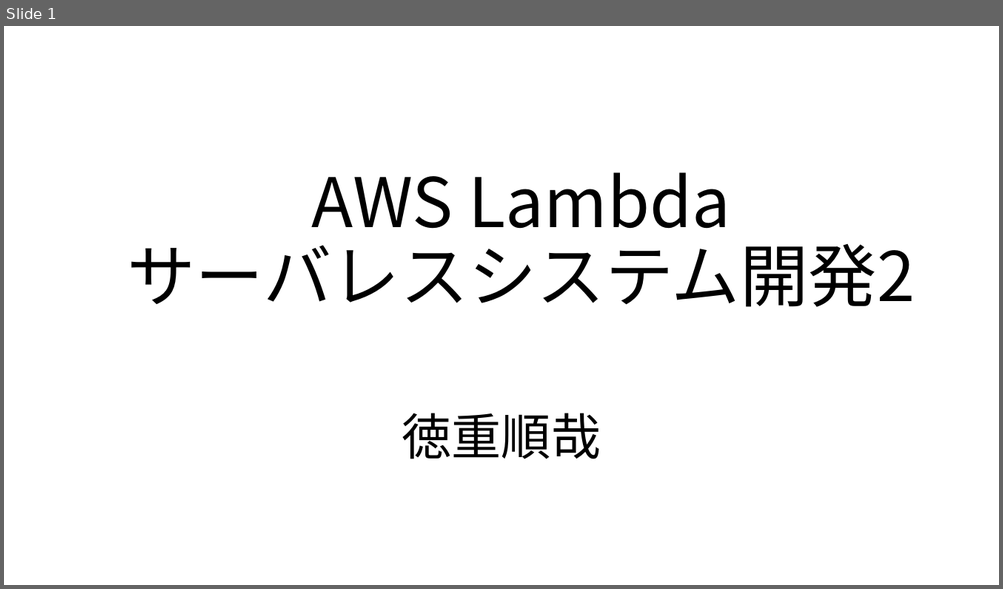
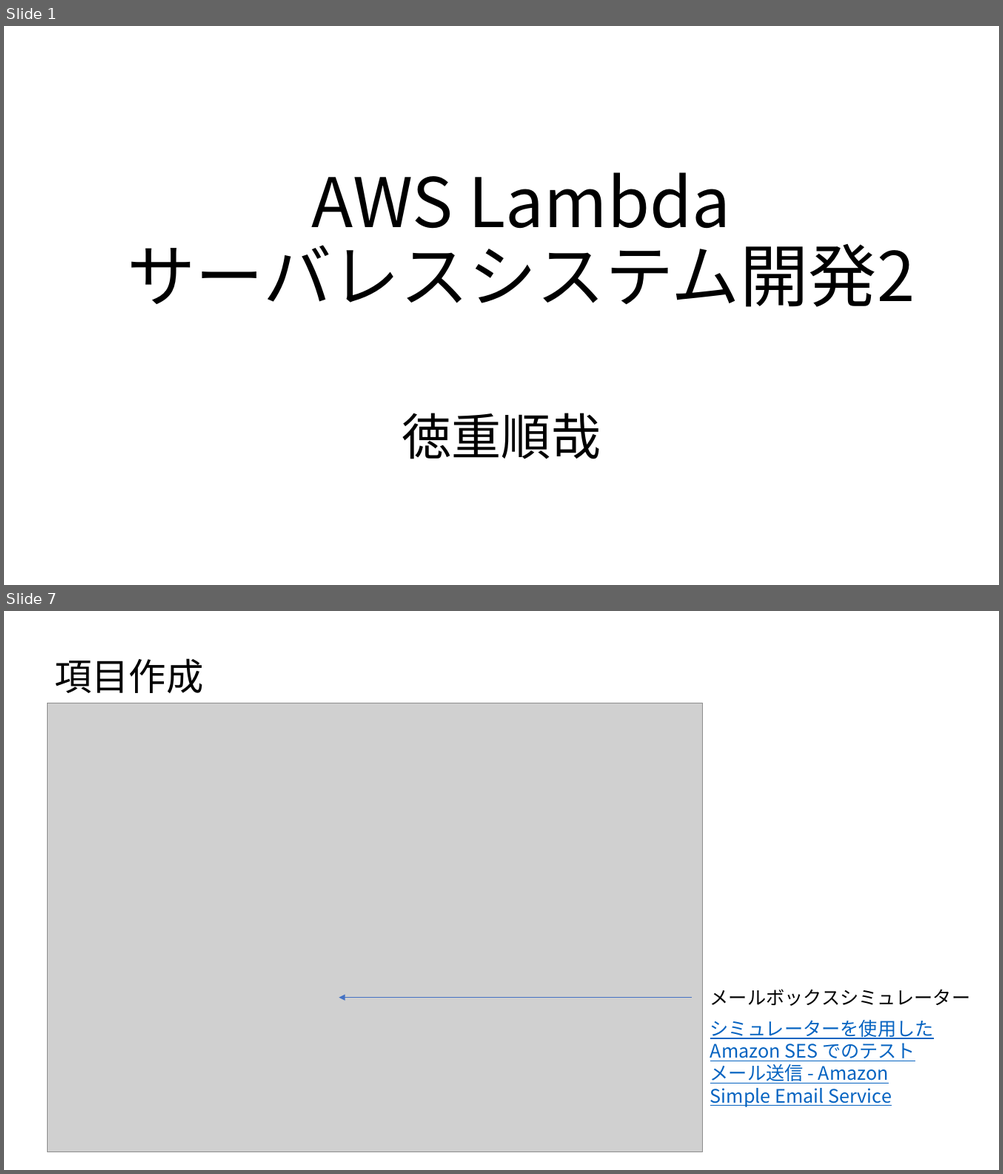
Before and after one commit to TokushigeJunya/test, a slide deck: AWSLambdaサーバレスシステム開発2.pptx. Shown one above the other, each under a label of ours: slide 1 before the commit, slides 1 and 7 after it; the slides between them are not shown. The pictures are 1003x589 and 1003x1174 pixels, drawn with LibreOffice and Linux fonts; fonts in the diff are those of the drawing; grey boxes stand for pictures. Boxes give left, top, right and bottom in pixels: in the first picture for what was removed or moved away, otherwise in the second. Text is boxed around its words. In the diff, an @@ line names an element or a change of style, - is before the commit and + after.

```diff
--- a/AWSLambdaサーバレスシステム開発2.pptx
+++ b/AWSLambdaサーバレスシステム開発2.pptx
@@ slide 7 added at [4,611,999,1170], background #FFFFFF @@
@@ text added at [54,658,204,693], 36 pt, text #000000 @@
+項目作成
@@ picture added at [47,703,703,1152] @@
@@ arrow added from (692, 998) to (339, 998), #4472C4 0.5 pt @@
@@ text added at [710,989,970,1006], 18 pt, text #000000 @@
+メールボックスシミュレーター
@@ text added at [710,1020,933,1108], 18 pt, text #0563C1, underline @@
+シミュレーターを使用した Amazon SES でのテストメール送信 - Amazon Simple Email Service
```
Also in this commit, not shown: 1 slide changed, 16 other slides added.
